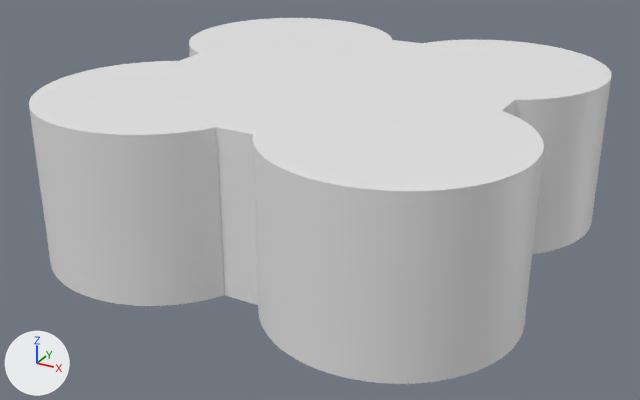
Renders of the Blender file mini-quad-fitted-case/quad-case.blend from each side of a commit.
Both versions are drawn from a 50 mm camera at (74.7, -141.5, 61.5) aimed at (-0.7, -4.3, -7.1). Every picture has the same lights, and +X, +Y and +Z are marked at lower left.

Names of what the first picture shows: 'D Top'.
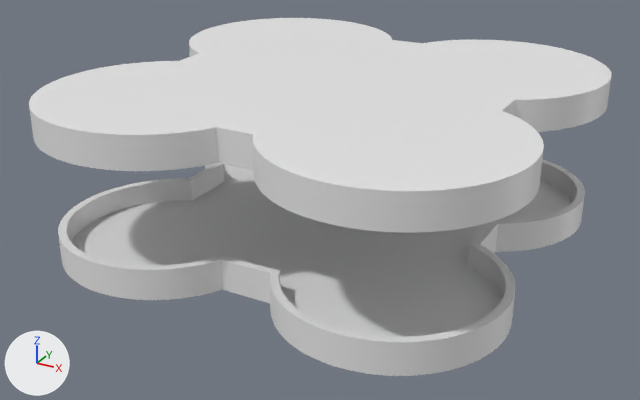
ob_d_top_slice_test is not drawn itself; it is used by a modifier of ob_d_top.

Boxes [x1, y1, x2, y2] around the edits, measured in the pictures (640 x 400 px):
'D Top', reshaped, modifiers changed (41% shorter)
    before: [29, 18, 611, 384]
    after: [29, 18, 611, 233]

The change in detail:
Object 'B ottom-Whole' (ob_b_ottom_whole) gains a BOOLEAN modifier named 'Boolean.001'.
Modifier setting: object = ob_b_slice.
Modifier setting: solver = 'FLOAT'.
Object 'D Top' (ob_d_top) has a BOOLEAN modifier named 'Boolean'.
On modifier 'Boolean' of object 'D Top' (ob_d_top), object goes from ob_b_ottom_whole to ob_d_top_slice_test.
Object 'B Slice' (ob_b_slice) is new; it shows a copy of the mesh of ob_cube_001.
Its location is (0.0, 0.0, 25.58).
Its scale is (77.6, 77.6, 34.1).
Its hide viewport is True.
Object 'D Top Slice Test' (ob_d_top_slice_test) is new; it shows a copy of the mesh of ob_cube_001.
Its location is (0.0, 0.0, -24.2).
Its scale is (77.6, 77.6, 34.1).
Its hide viewport is True.
